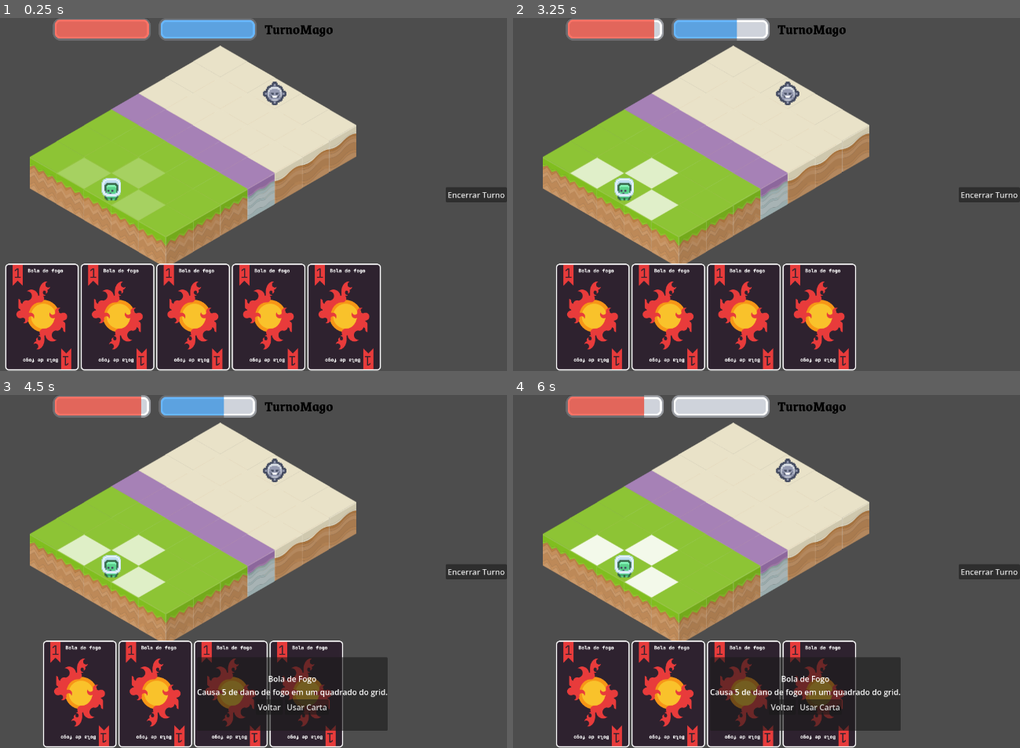
Above: before the commit, frames 1-4 (two rows, left to right).
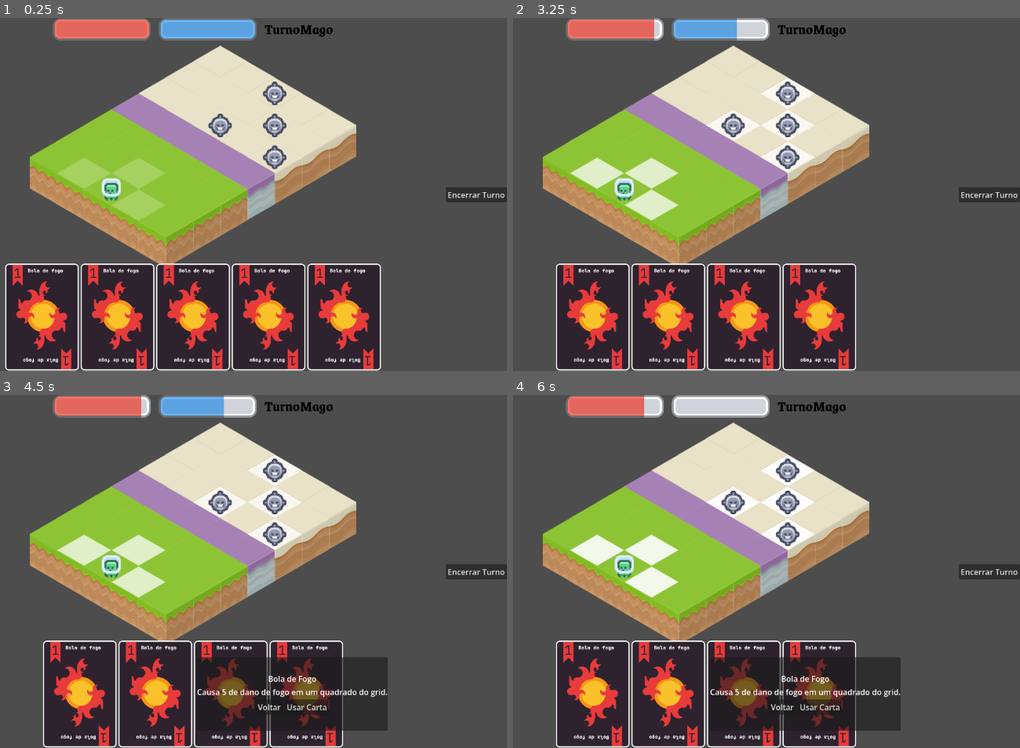
Above: after the commit, the same moments.

Repository: Magistratus-Studio/Grimmoria
Game: Godot game, scene res://Cenas/Combate.tscn
Two runs of this game, one before a commit and one after it. Both use one fixed random seed, a clock stepped at 60 frames per second and the inputs below. This scene is started directly instead of the project's main scene.
Inputs (mouse positions are in pixels of both pictures, inside the frame that each line leads up to):
- Up to frame 1 (0.25 s): no input
- Up to frame 2 (3.25 s): click (553, 318) at 0.5 s; click "Voltar" at 1.25 s; tap Enter at 2 s; move the mouse to (675, 265) at 2.02 s; hold Right (ui_right) 2.03-2.75 s; tap 0 at 2.1 s; click (675, 265) at 2.17 s; click "Usar Carta" at 2.75 s
- Up to frame 3 (4.5 s): click (157, 695) at 3.52 s; click (233, 695) at 4.27 s
- Up to frame 4 (6 s): move the mouse to (893, 624) at 5.02 s; hold Right (ui_right) 5.03-5.78 s; tap 1 at 5.1 s; move the mouse to (518, 518) at 5.77 s; hold Left (ui_left) from 5.78 s (still down); tap 0 at 5.85 s

The runs differ from the first frame. In frame 1, 0.6% of the frame differs, in the area x 41-57%, y 27-43%; in frame 2, 1.7%; in frame 3, 1.7%; in frame 4, 1.7%, in the area x 38-60%, y 17-44%.

Commit message:
feat: começando utilização dos feitiços

Diff:
--- a/grimmoria/Cenas/Combate.tscn
+++ b/grimmoria/Cenas/Combate.tscn
@@ -11,6 +11,7 @@
 [ext_resource type="Script" uid="uid://b1xgt1v4tkeu8" path="res://Scripts/Combate/jogadorController.gd" id="6_smc8k"]
 [ext_resource type="Script" uid="uid://c737xlwb28v8a" path="res://Assets/MaquinaEstados/MaquinaEstados.gd" id="7_skvce"]
 [ext_resource type="Material" uid="uid://b32enl082xn8" path="res://Assets/shaderDestaqueMovimento.tres" id="7_t4v4m"]
+[ext_resource type="Script" uid="uid://c14qu1tereafo" path="res://Cenas/inimigosController.gd" id="7_w8p0a"]
 [ext_resource type="Script" uid="uid://d1av48kgh3js8" path="res://Assets/MaquinaEstados/turnoMago.gd" id="8_8eml1"]
 [ext_resource type="Script" uid="uid://dx7p8gfeq1852" path="res://Assets/MaquinaEstados/turnoInimigo.gd" id="9_c6din"]
 [ext_resource type="Script" uid="uid://dg1c6voeuauhj" path="res://Assets/MaquinaEstados/turnoFinalizar.gd" id="10_hag46"]
@@ -66,7 +67,22 @@
 texture = SubResource("AtlasTexture_t8vnd")
 script = ExtResource("6_smc8k")
 
-[node name="Inimigo" type="Sprite2D" parent="TileMapLayer/Entidades" unique_id=1150931232]
+[node name="Inimigos" type="Node2D" parent="TileMapLayer/Entidades" unique_id=1614998221]
+script = ExtResource("7_w8p0a")
+
+[node name="Inimigo" type="Sprite2D" parent="TileMapLayer/Entidades/Inimigos" unique_id=1150931232]
+scale = Vector2(2, 2)
+texture = SubResource("AtlasTexture_skvce")
+
+[node name="Inimigo2" type="Sprite2D" parent="TileMapLayer/Entidades/Inimigos" unique_id=1688834973]
+scale = Vector2(2, 2)
+texture = SubResource("AtlasTexture_skvce")
+
+[node name="Inimigo3" type="Sprite2D" parent="TileMapLayer/Entidades/Inimigos" unique_id=609582130]
+scale = Vector2(2, 2)
+texture = SubResource("AtlasTexture_skvce")
+
+[node name="Inimigo4" type="Sprite2D" parent="TileMapLayer/Entidades/Inimigos" unique_id=737964685]
 scale = Vector2(2, 2)
 texture = SubResource("AtlasTexture_skvce")
 
@@ -184,6 +200,9 @@
 text = "Usar Carta"
 
 [connection signal="cartaUsada" from="." to="CanvasLayer/StatusTopo" method="use_mana"]
+[connection signal="destacarInimigos" from="." to="TileMapLayer/Entidades/Inimigos" method="_on_combate_destacar_inimigos"]
+[connection signal="limparDestaqueInimigos" from="." to="TileMapLayer/Entidades/Inimigos" method="_on_combate_limpar_destaque_inimigos"]
+[connection signal="posicionarInimigos" from="TileMapLayer/Entidades" to="TileMapLayer/Entidades/Inimigos" method="_on_entidades_posicionar_inimigos"]
 [connection signal="desabilitarCarta" from="TurnManager/TurnoMago" to="." method="_on_turno_mago_desabilitar_carta"]
 [connection signal="desabilitarMovimentacao" from="TurnManager/TurnoMago" to="TileMapLayer/Entidades/Jogador" method="_on_turno_mago_desabilitar_movimentacao"]
 [connection signal="habilitarCarta" from="TurnManager/TurnoMago" to="." method="_on_turno_mago_habilitar_carta"]
--- /dev/null
+++ b/grimmoria/Cenas/inimigosController.gd
@@ -0,0 +1,27 @@
+extends Node2D
+
+@onready var inimigos = get_children()
+@onready var destaqueLayer: TileMapLayer = $"../../../DestaqueLayer"
+
+func _on_entidades_posicionar_inimigos(tileMap) -> void:
+	var ocupados: Array[Vector2i]
+	var randomSpawn: Vector2i = Vector2i(randi_range(-3, 1), randi_range(-3, -1))
+	for inimigo in inimigos:
+		while randomSpawn in ocupados:
+			randomSpawn = Vector2i(randi_range(-3, 1), randi_range(-3, -1))
+		ocupados.append(randomSpawn)
+		inimigo.position = tileMap.map_to_local(randomSpawn)
+
+
+func _on_combate_destacar_inimigos() -> void:
+	var posicao: Vector2i
+	for inimigo in inimigos:
+		posicao = destaqueLayer.local_to_map(inimigo.position)
+		destaqueLayer.set_cell(posicao, 1, Vector2i(0,0))
+
+
+func _on_combate_limpar_destaque_inimigos() -> void:
+	var posicao
+	for inimigo in inimigos:
+		posicao = destaqueLayer.local_to_map(inimigo.position)
+		destaqueLayer.set_cell(posicao, -1, Vector2i(-1,-1))
--- a/grimmoria/Scripts/Combate/combate.gd
+++ b/grimmoria/Scripts/Combate/combate.gd
@@ -1,6 +1,8 @@
 extends Node2D
 
 signal cartaUsada(mp: int)
+signal destacarInimigos
+signal limparDestaqueInimigos
 
 @onready var tileMap: TileMapLayer = $TileMapLayer
 @onready var destaqueMap: TileMapLayer = $DestaqueLayer
@@ -104,6 +106,7 @@
 	modal_descricao.visible = false
 	carta_selecionada_dados = null
 	carta_selecionada_no = null
+	#limparDestaqueInimigos.emit()
 
 func _on_botao_fechar_modal_pressed() -> void:
 	fecharModal()
@@ -116,6 +119,14 @@
 		# Seu código de redução de AP e dano vai aqui usando carta_selecionada_dados
 		if Globals.mp >= carta_selecionada_dados.custo_ap:
 			cartaUsada.emit(carta_selecionada_dados.custo_ap)
+			match carta_selecionada_dados.tipo:
+				"Ataque":
+					print("Magia de ataque")
+					destacarInimigos.emit()
+				"Defesa":
+					print("Magia de defesa")
+				"Especial":
+					print("Magia especial")
 		else:
 			print("Mana insuficiente")
 			fecharModal()
--- a/grimmoria/Scripts/Combate/entidadeController.gd
+++ b/grimmoria/Scripts/Combate/entidadeController.gd
@@ -1,9 +1,11 @@
 extends Node2D
+
+signal posicionarInimigos(tileMap: TileMapLayer)
 
 @onready var tileMap: TileMapLayer = $".."
 @onready var jogador: Sprite2D = $Jogador
-@onready var inimigo: Sprite2D = $Inimigo
 
 func _ready() -> void:
 	jogador.position = tileMap.map_to_local(Globals.SPAWNPLAYER)
-	inimigo.position = tileMap.map_to_local(Globals.SPAWNINIMIGO)
+	posicionarInimigos.emit(tileMap)
+	#inimigo.position = tileMap.map_to_local(Globals.SPAWNINIMIGO)
Not shown, added: grimmoria/Cenas/inimigosController.gd.uid
